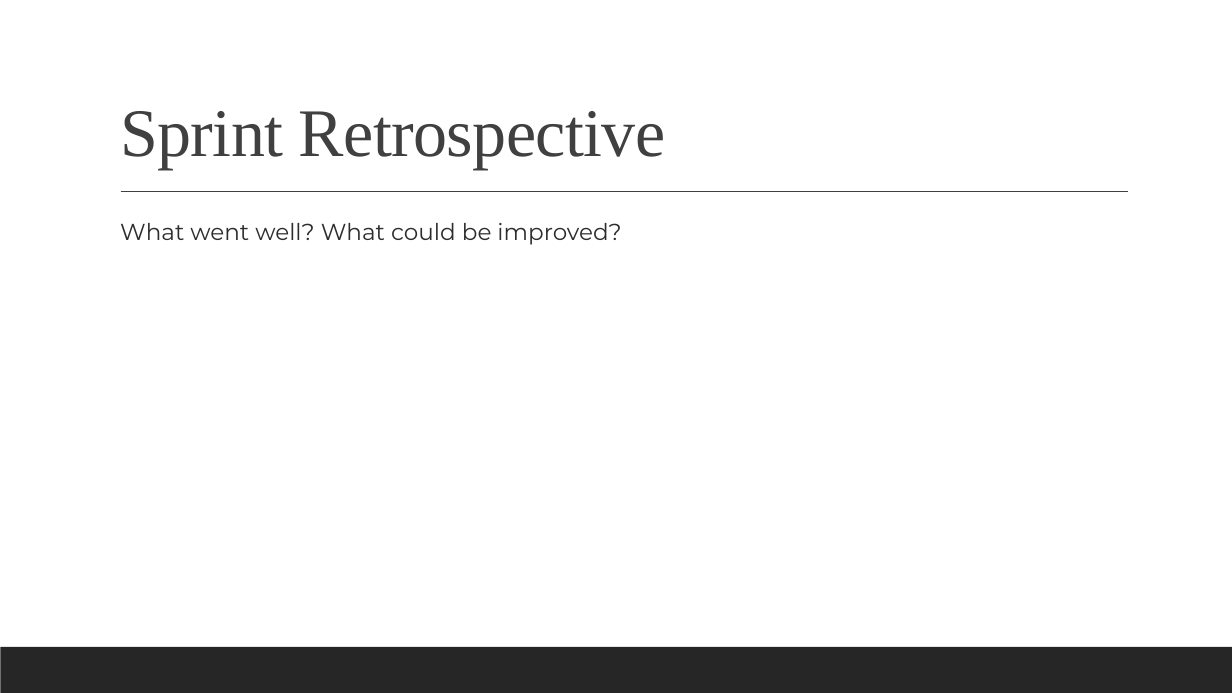
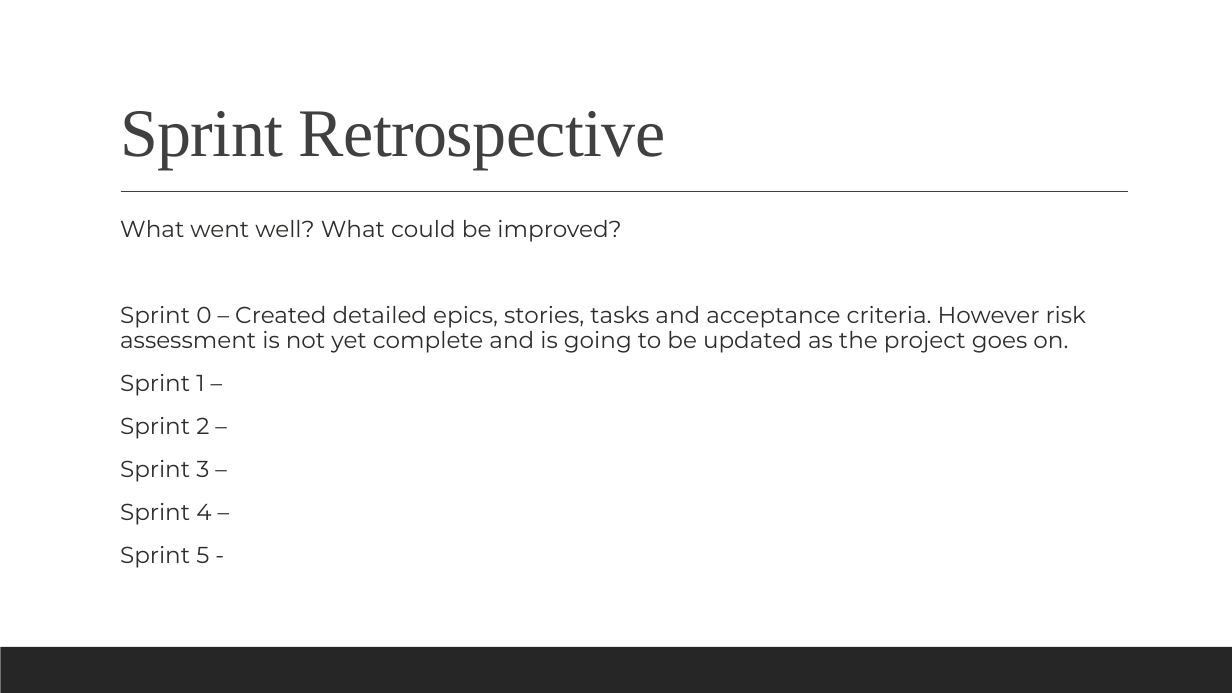
Before and after one commit to jadewfoster/IMS-22JulyEnable3, a slide deck: slide 10 of documentation/Fundamental Project (IMS) Presentation.pptx. Drawn at 1232x693 pixels with LibreOffice and Linux fonts; fonts in the diff are those of the drawing. Boxes give left, top, right and bottom in pixels: in the first picture for what was removed or moved away, otherwise in the second. Text is boxed around its words. In the diff, an @@ line names an element or a change of style, - is before the commit and + after.

Commit message:
Updating risk assessment and adding acceptance criteria

```diff
--- a/documentation/Fundamental Project (IMS) Presentation.pptx
+++ b/documentation/Fundamental Project (IMS) Presentation.pptx
@@ text at [120, 220, 621, 242]: line spacing 1 to 0.9 @@
@@ text at [120, 306, 1086, 568]: paragraphs added @@
+  Sprint 0 – Created detailed epics, stories, tasks and acceptance criteria. However risk assessment is not yet complete and is going to be updated as the project goes on.
+  Sprint 1 –
+  Sprint 2 –
+  Sprint 3 –
+  Sprint 4 –
+  Sprint 5 -
```
Also in this commit, not shown: 3 other slides changed, 1 other file.
